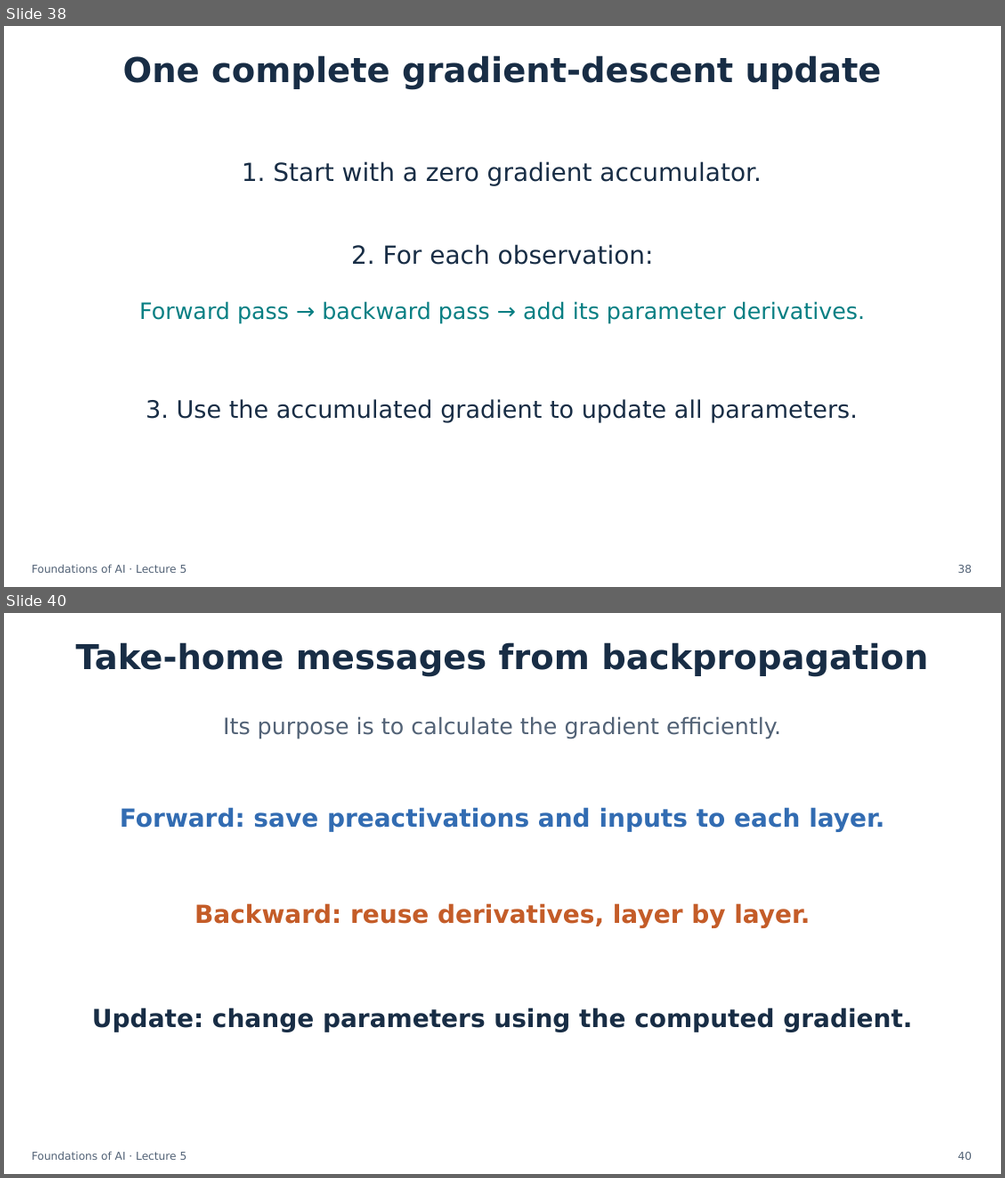
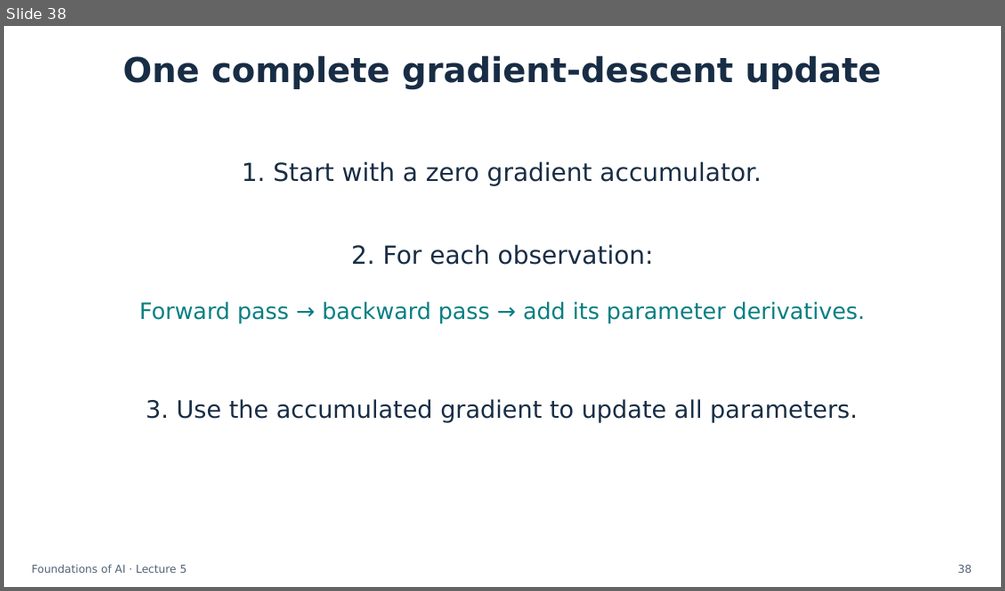
Before and after one commit to semtm0051/2026_27, a slide deck: Week_05/Slides/Week_05 - Slides.pptx. Shown one above the other, each under a label of ours: slides 38 and 40 before the commit, slide 38 after it; the slides between them are not shown. The pictures are 1005x1178 and 1005x591 pixels, drawn with LibreOffice and Linux fonts; fonts in the diff are those of the drawing. Boxes give left, top, right and bottom in pixels: in the first picture for what was removed or moved away, otherwise in the second. Text is boxed around its words. In the diff, an @@ line names an element or a change of style, - is before the commit and + after.

Commit message:
Update Week 5 backpropagation slides and matching PDF
Publish the current 40-slide version with consistent formula builds, a single wider-layer forward-pass screen, wider-network agenda wording, and no take-home slide.

```diff
--- a/Week_05/Slides/Week_05 - Slides.pptx
+++ b/Week_05/Slides/Week_05 - Slides.pptx
@@ slide 40 removed at (4,613,1001,1174), background #FFFFFF @@
@@ text removed at (76,642,928,676) @@
-Take-home messages from backpropagation
@@ text removed at (223,716,781,739) @@
-Its purpose is to calculate the gradient efficiently.
@@ text removed at (120,807,884,832) @@
-Forward: save preactivations and inputs to each layer.
@@ text removed at (194,903,809,928) @@
-Backward: reuse derivatives, layer by layer.
@@ text removed at (92,1007,912,1032) @@
-Update: change parameters using the computed gradient.
@@ text removed at (32,1151,187,1159) @@
-Foundations of AI · Lecture 5
@@ text removed at (958,1151,972,1159) @@
-40
```
Also in this commit, not shown: 13 slides changed, 1 other file.
